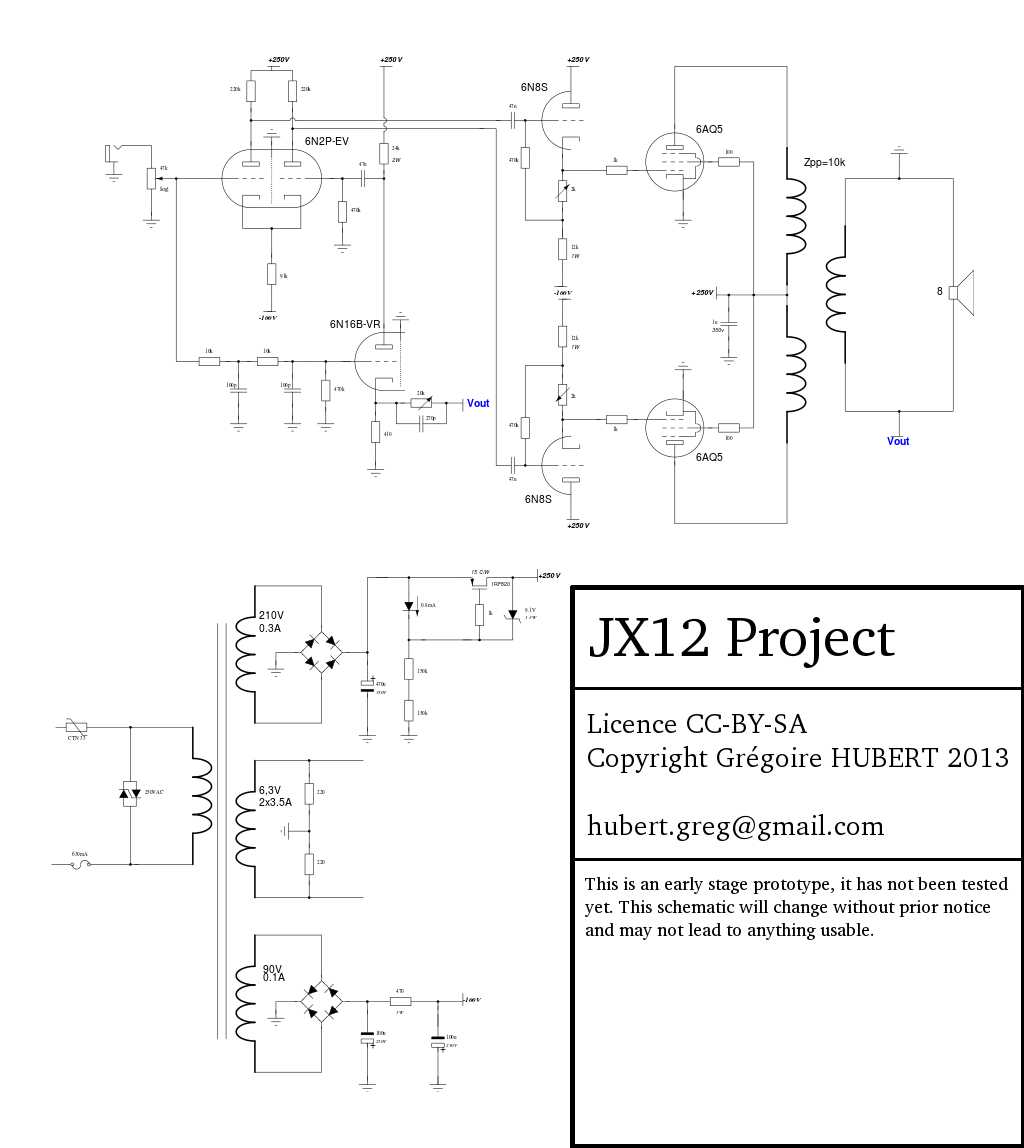
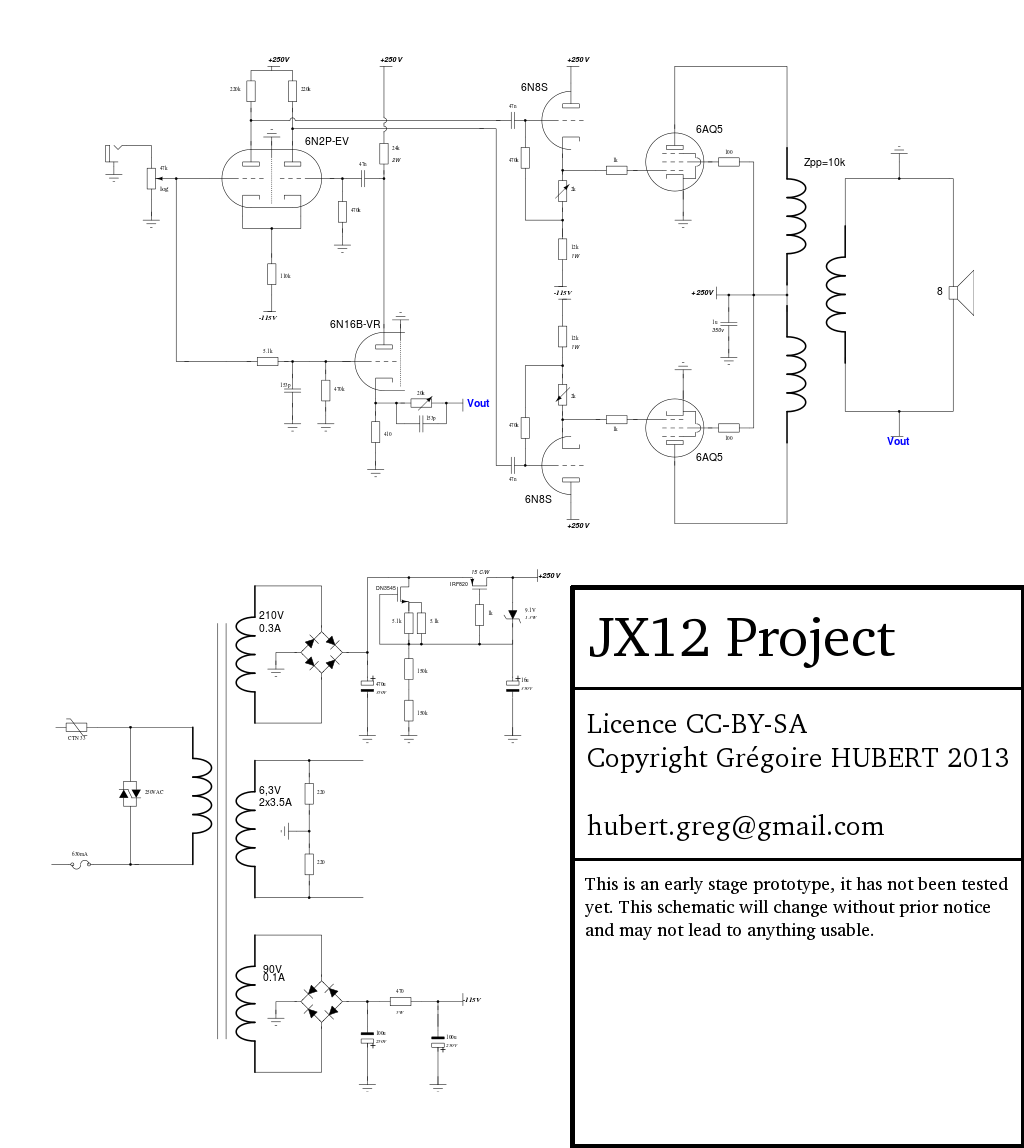
Layers edited between the first and the second 1024x1148 image:
painted on "JX12.svg" over [184, 273, 567, 1002]
